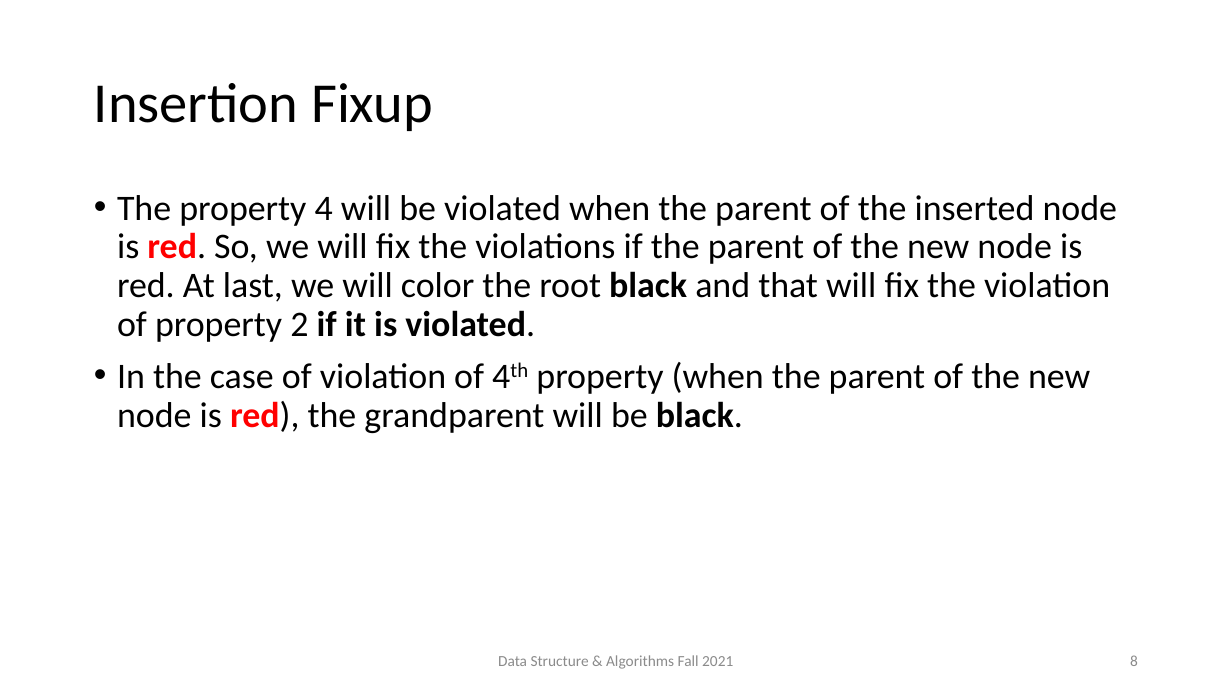
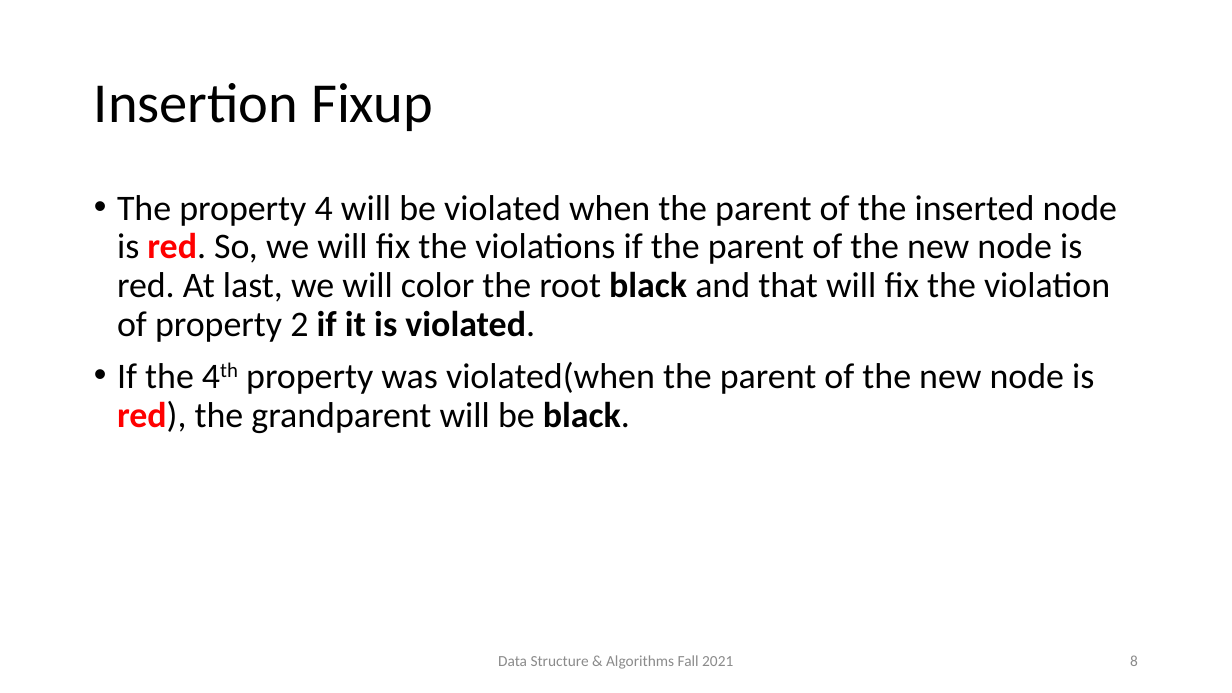
Before and after one commit to AUT-CEIT-Archive/CE203-DS-TA, a slide deck: slide 8 of slides/13_RBT-Insert.pptx. Drawn at 1232x693 pixels with LibreOffice and Linux fonts; fonts in the diff are those of the drawing. Boxes give left, top, right and bottom in pixels: in the first picture for what was removed or moved away, otherwise in the second. Text is boxed around its words. In the diff, an @@ line names an element or a change of style, - is before the commit and + after.

Commit message:
rbt insert edited

```diff
--- a/slides/13_RBT-Insert.pptx
+++ b/slides/13_RBT-Insert.pptx
@@ text at bbox=[117, 362, 1094, 433]: text changed @@
-• In the case of violation of 4th property (when the parent of the new node is red), the grandparent will be black.
+• If the 4th property was violated(when the parent of the new node is red), the grandparent will be black.
```
Also in this commit, not shown: 7 other slides changed.
